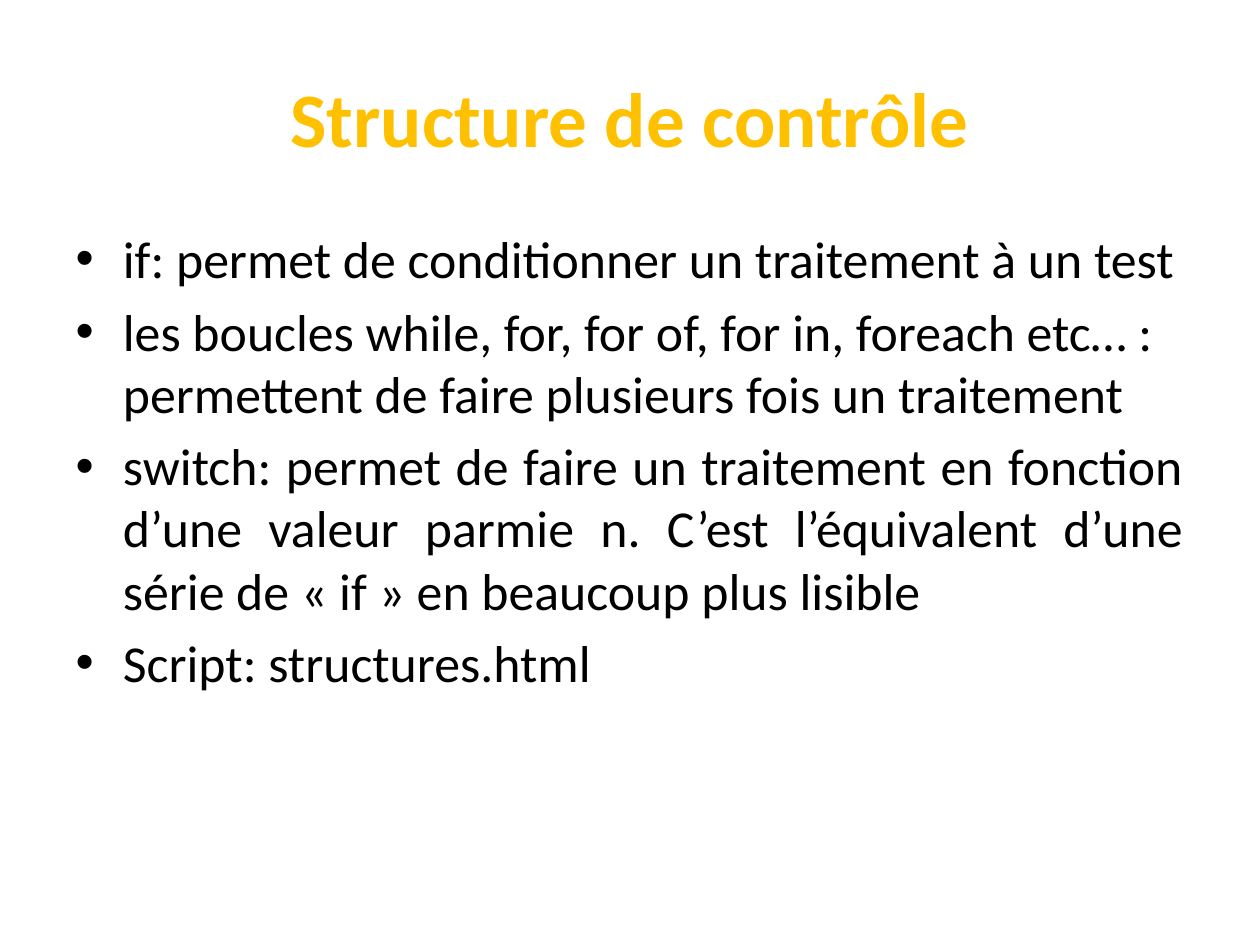
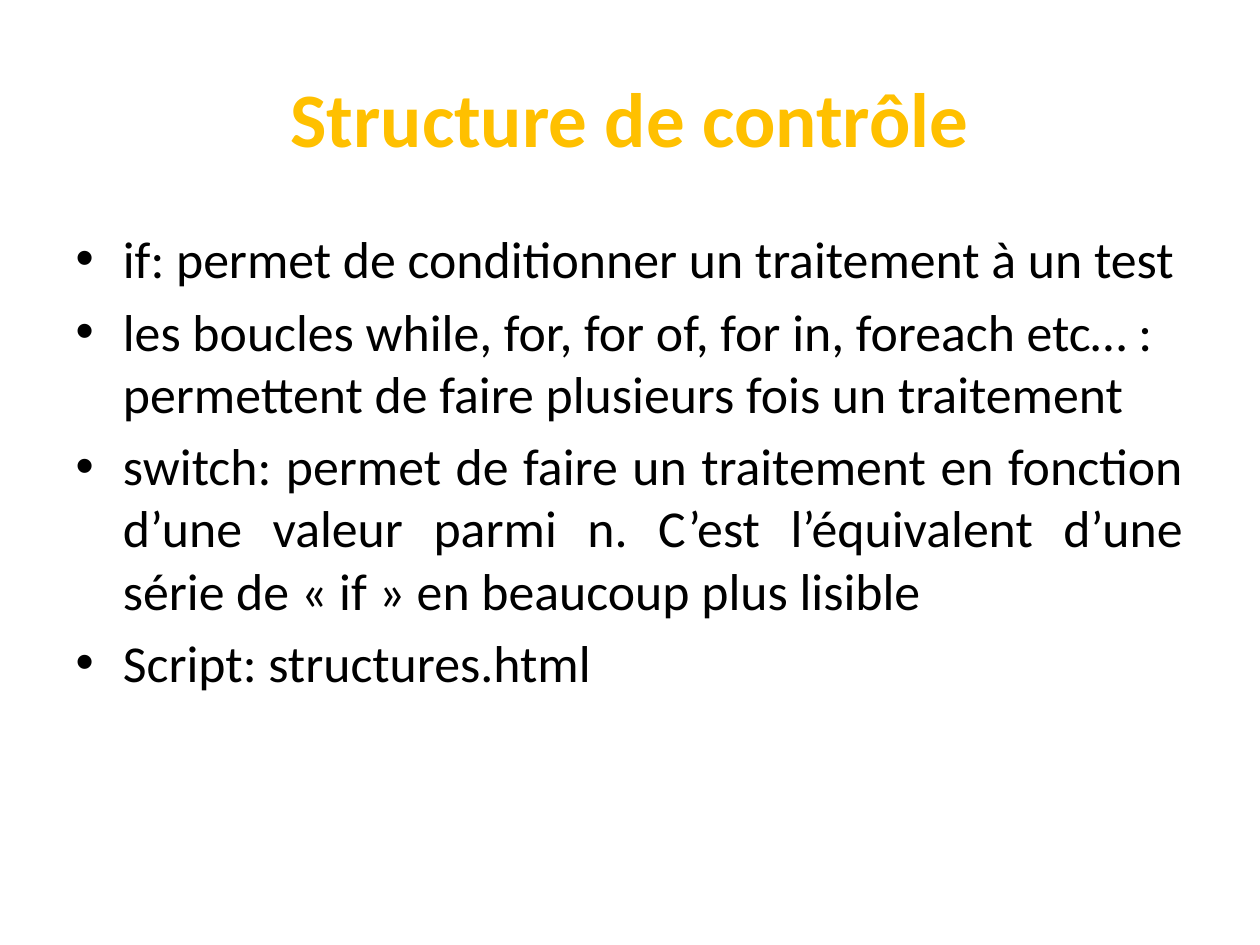
Before and after one commit to codeRoomMarseille/JavaScript_20180914, a slide deck: slide 17 of javascript.pptx. Drawn at 1260x945 pixels with LibreOffice and Linux fonts; fonts in the diff are those of the drawing. Boxes give left, top, right and bottom in pixels: in the first picture for what was removed or moved away, otherwise in the second. Text is boxed around its words. In the diff, an @@ line names an element or a change of style, - is before the commit and + after.

```diff
--- a/javascript.pptx
+++ b/javascript.pptx
@@ text at [123,449,1182,619]: text changed @@
-• switch: permet de faire un traitement en fonction d’une valeur parmie n. C’est l’équivalent d’une série de « if » en beaucoup plus lisible
+• switch: permet de faire un traitement en fonction d’une valeur parmi n. C’est l’équivalent d’une série de « if » en beaucoup plus lisible
```
